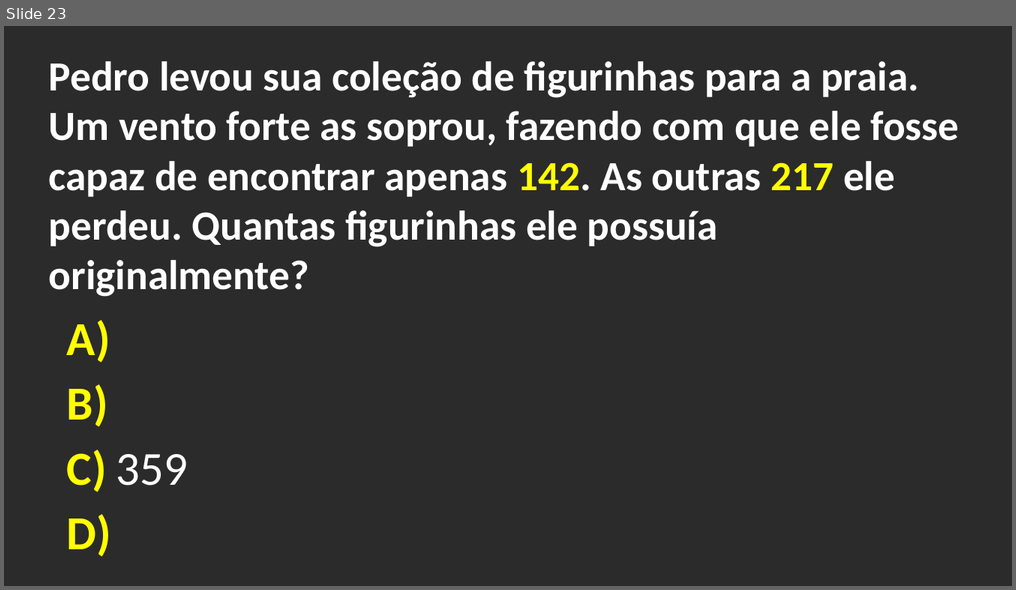
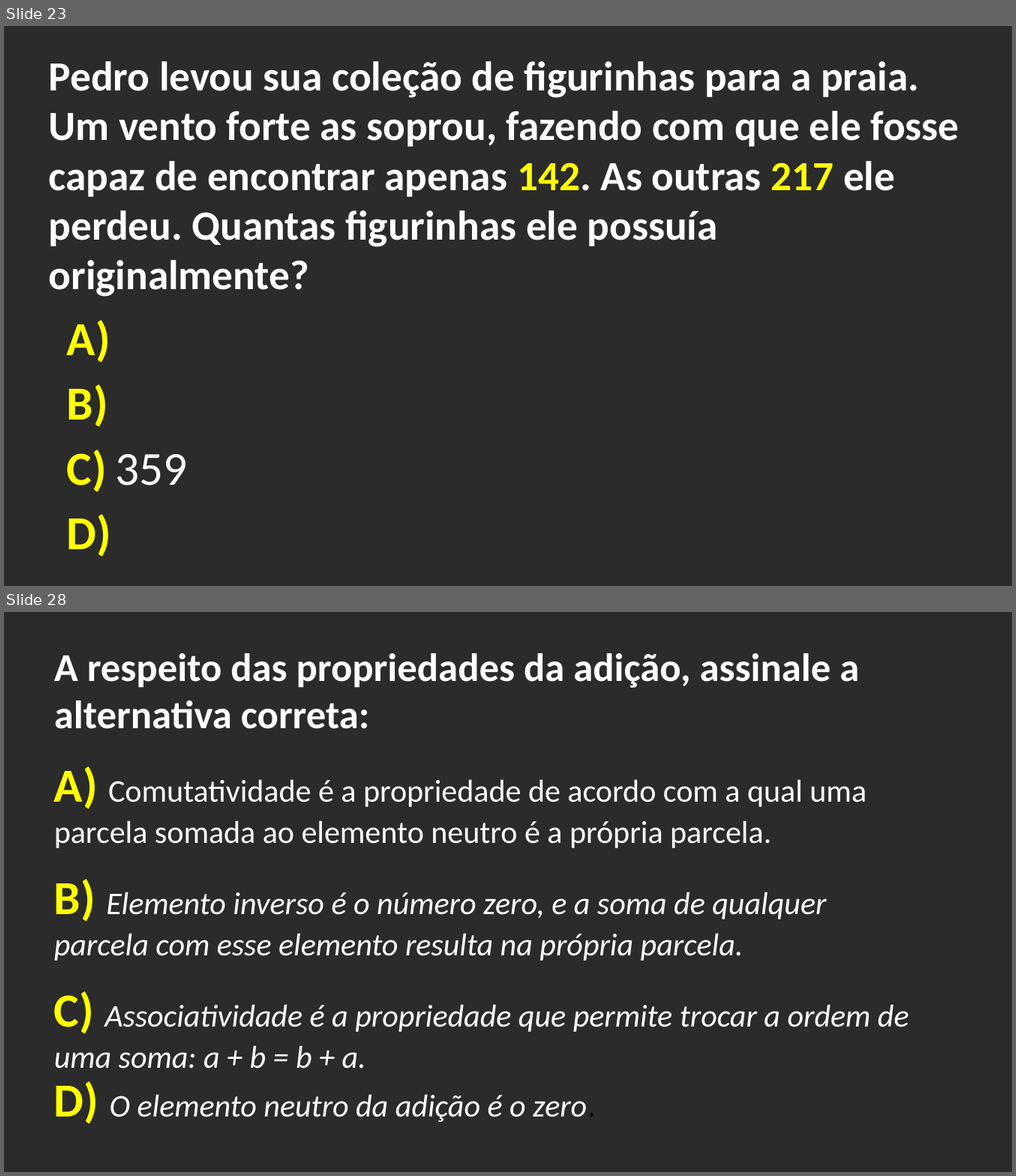
Before and after one commit to jmarysystems/jmarysystems.github.io, a slide deck: Perguntas_e_Respostas/Matemática/Aritmetica/Adicao/lista_001_exe_adicao/lista_001_exe_adicao.pptx. Shown one above the other, each under a label of ours: slide 23 before the commit, slides 23 and 28 after it; the slides between them are not shown. The pictures are 1016x590 and 1016x1176 pixels, drawn with LibreOffice and Linux fonts; fonts in the diff are those of the drawing; background and template pictures are left out; a plain dark background stands for a picture behind light text. Boxes give left, top, right and bottom in pixels: in the first picture for what was removed or moved away, otherwise in the second. Text is boxed around its words. In the diff, an @@ line names an element or a change of style, - is before the commit and + after.

```diff
--- a/Perguntas_e_Respostas/Matemática/Aritmetica/Adicao/lista_001_exe_adicao/lista_001_exe_adicao.pptx
+++ b/Perguntas_e_Respostas/Matemática/Aritmetica/Adicao/lista_001_exe_adicao/lista_001_exe_adicao.pptx
@@ slide 28 added at bbox=[4, 612, 1012, 1172], background picture (left out) @@
@@ text added at bbox=[54, 653, 859, 729], 20 pt, text #FFFFFF, bold @@
+A respeito das propriedades da adição, assinale a alternativa correta:
@@ text added at bbox=[54, 766, 866, 848], 16 pt, text #FFFFFF @@
+A) Comutatividade é a propriedade de acordo com a qual uma parcela somada ao elemento neutro é a própria parcela.
@@ text added at bbox=[54, 879, 826, 961], 16 pt, text #FFFFFF, italic @@
+B) Elemento inverso é o número zero, e a soma de qualquer parcela com esse elemento resulta na própria parcela.
@@ text added at bbox=[54, 992, 909, 1069], 16 pt, text #FFFFFF, italic @@
+C) Associatividade é a propriedade que permite trocar a ordem de uma soma: a + b = b + a.
@@ text added at bbox=[54, 1082, 595, 1124], 16 pt, text #FFFFFF, italic @@
+D) O elemento neutro da adição é o zero.
```
Also in this commit, not shown: 7 other slides added, 19 other files.
